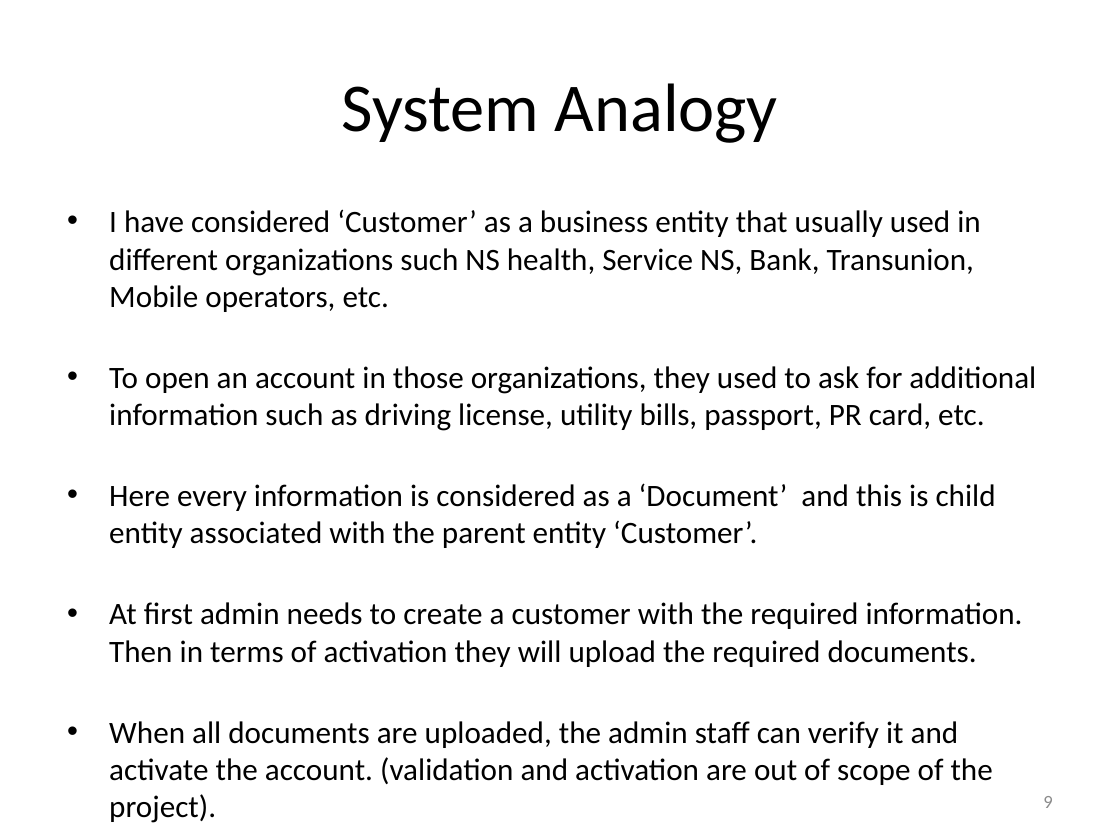
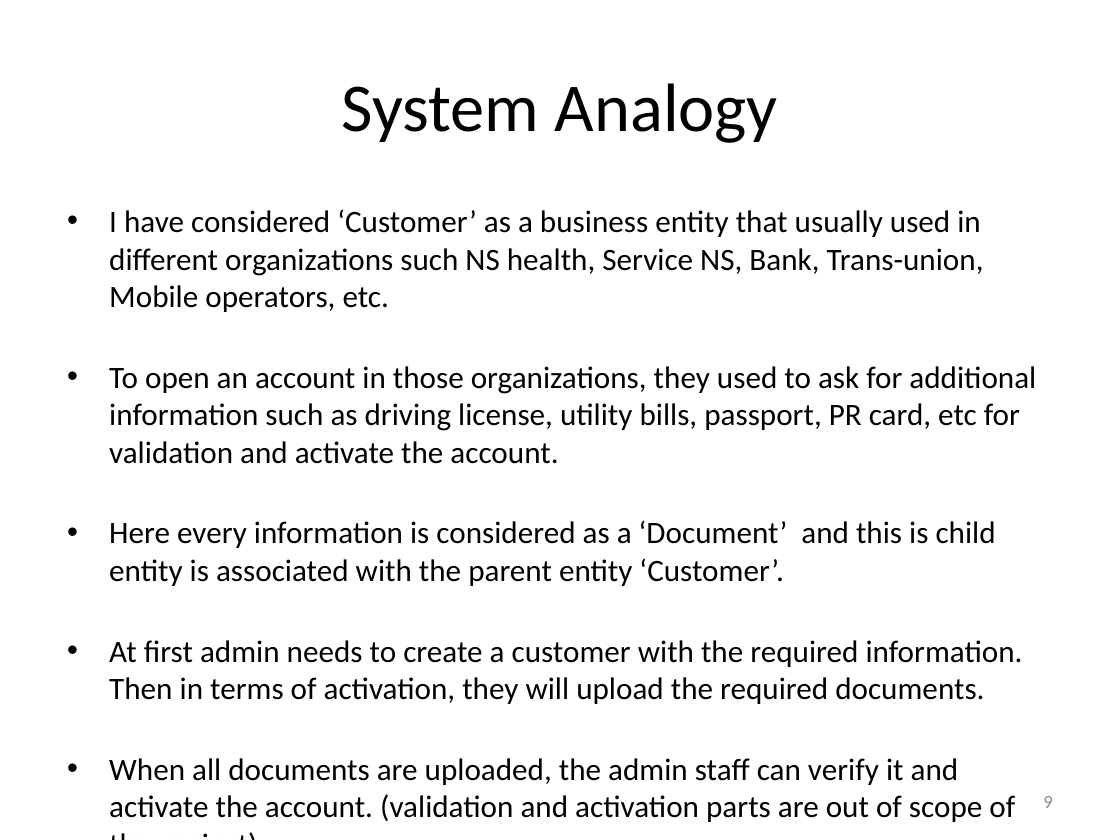
Before and after one commit to rashidul57/NsLandProgram, a slide deck: slide 9 of Presentation.pptx. Drawn at 1120x840 pixels with LibreOffice and Linux fonts; fonts in the diff are those of the drawing; background and template pictures are left out. Boxes give left, top, right and bottom in pixels: in the first picture for what was removed or moved away, otherwise in the second. Text is boxed around its words. In the diff, an @@ line names an element or a change of style, - is before the commit and + after.

Commit message:
minor updates in slides

```diff
--- a/Presentation.pptx
+++ b/Presentation.pptx
@@ text at box(109, 209, 1036, 822): text changed @@
-• I have considered ‘Customer’ as a business entity that usually used in different organizations such NS health, Service NS, Bank, Transunion, Mobile operators, etc.
-• To open an account in those organizations, they used to ask for additional information such as driving license, utility bills, passport, PR card, etc.
-• Here every information is considered as a ‘Document’ and this is child entity associated with the parent entity ‘Customer’.
-• At first admin needs to create a customer with the required information. Then in terms of activation they will upload the required documents.
-• When all documents are uploaded, the admin staff can verify it and activate the account. (validation and activation are out of scope of the project).
+• I have considered ‘Customer’ as a business entity that usually used in different organizations such NS health, Service NS, Bank, Trans-union, Mobile operators, etc.
+• To open an account in those organizations, they used to ask for additional information such as driving license, utility bills, passport, PR card, etc for validation and activate the account.
+• Here every information is considered as a ‘Document’ and this is child entity is associated with the parent entity ‘Customer’.
+• At first admin needs to create a customer with the required information. Then in terms of activation, they will upload the required documents.
+• When all documents are uploaded, the admin staff can verify it and activate the account. (validation and activation parts are out of scope of the project).
```
Also in this commit, not shown: 8 other slides changed.
